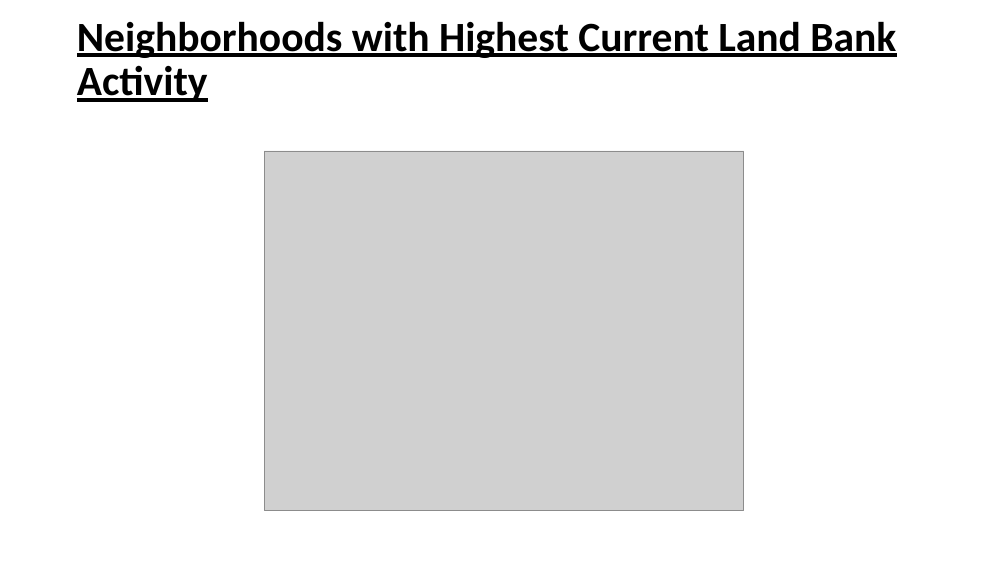
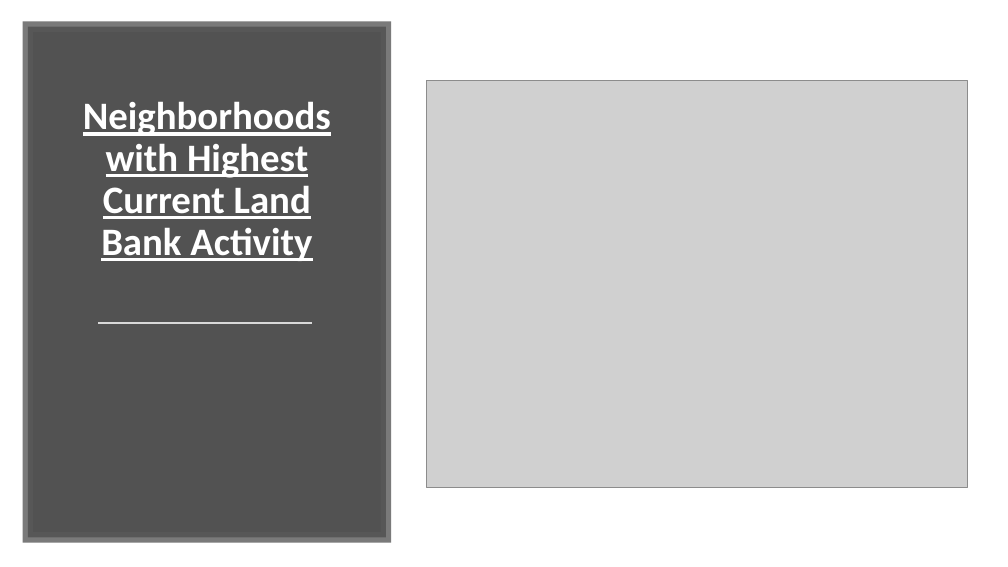
Before and after one commit to nicholasiii/GroupAssignement1, a slide deck: slide 8 of Group 2.pptx. Drawn at 1008x567 pixels with LibreOffice and Linux fonts; fonts in the diff are those of the drawing; grey boxes stand for pictures. Boxes give left, top, right and bottom in pixels: in the first picture for what was removed or moved away, otherwise in the second. Text is boxed around its words. In the diff, an @@ line names an element or a change of style, - is before the commit and + after.

```diff
--- a/Group 2.pptx
+++ b/Group 2.pptx
@@ rectangle added at (x1=28, y1=26, x2=386, y2=538), fill #404040 at 90% opacity, outline #595959 10 pt @@
@@ title "Neighborhoods with Highest Current Land ..." moved from (x1=77, y1=21, x2=896, y2=102) to (x1=83, y1=101, x2=331, y2=261) @@
@@ title "Neighborhoods with Highest Current Land ..." at (x1=83, y1=101, x2=331, y2=261): size 39.6 to 37 pt, text colour #000000 to #FFFFFF; alignment left to centre; vertical alignment middle to bottom @@
@@ picture resized from (x1=264, y1=151, x2=743, y2=511) to (x1=426, y1=81, x2=969, y2=488) @@
@@ line added from (98, 324) to (312, 324), #D9D9D9 1.75 pt @@
```
Also in this commit, not shown: 5 other slides changed, 3 slides added, 3 slides removed.
